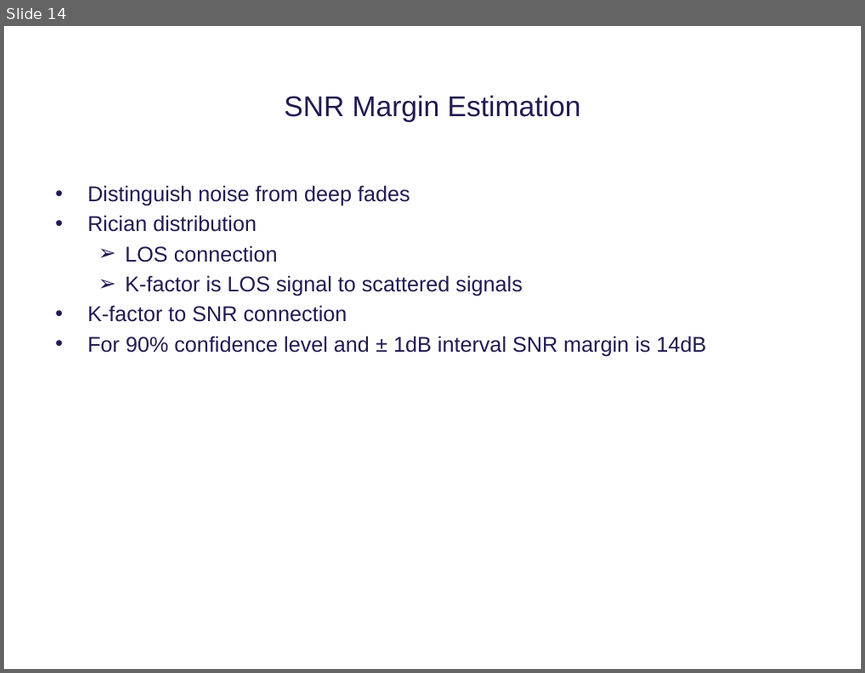
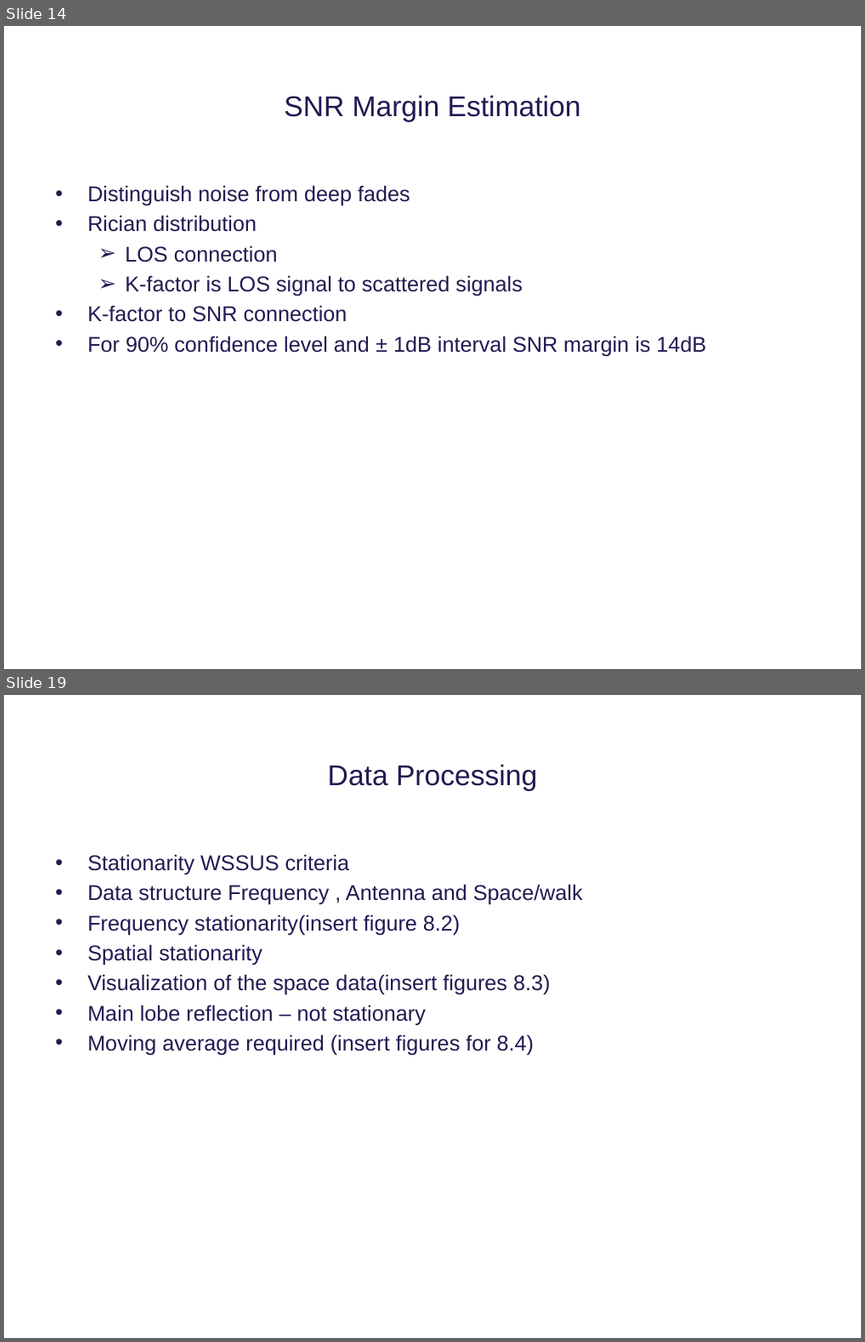
Before and after one commit to tkjj13/P8, a slide deck: ppt/premature ppt.pptx. Shown one above the other, each under a label of ours: slide 14 before the commit, slides 14 and 19 after it; the slides between them are not shown. The pictures are 865x673 and 865x1342 pixels, drawn with LibreOffice and Linux fonts; fonts in the diff are those of the drawing; background and template pictures are left out. Boxes give left, top, right and bottom in pixels: in the first picture for what was removed or moved away, otherwise in the second. Text is boxed around its words. In the diff, an @@ line names an element or a change of style, - is before the commit and + after.

```diff
--- a/ppt/premature ppt.pptx
+++ b/ppt/premature ppt.pptx
@@ slide 19 added at <box>4,695,861,1338</box>, background #FFFFFF @@
@@ title added at <box>328,764,537,791</box>, 24 pt, text #211A52 @@
+Data Processing
@@ text added at <box>87,854,583,1055</box>, 18 pt, text #211A52 @@
+• Stationarity WSSUS criteria
+• Data structure Frequency , Antenna and Space/walk
+• Frequency stationarity(insert figure 8.2)
+• Spatial stationarity
+• Visualization of the space data(insert figures 8.3)
+• Main lobe reflection – not stationary
+• Moving average required (insert figures for 8.4)
```
Also in this commit, not shown: 2 slides changed, 10 other slides added.
